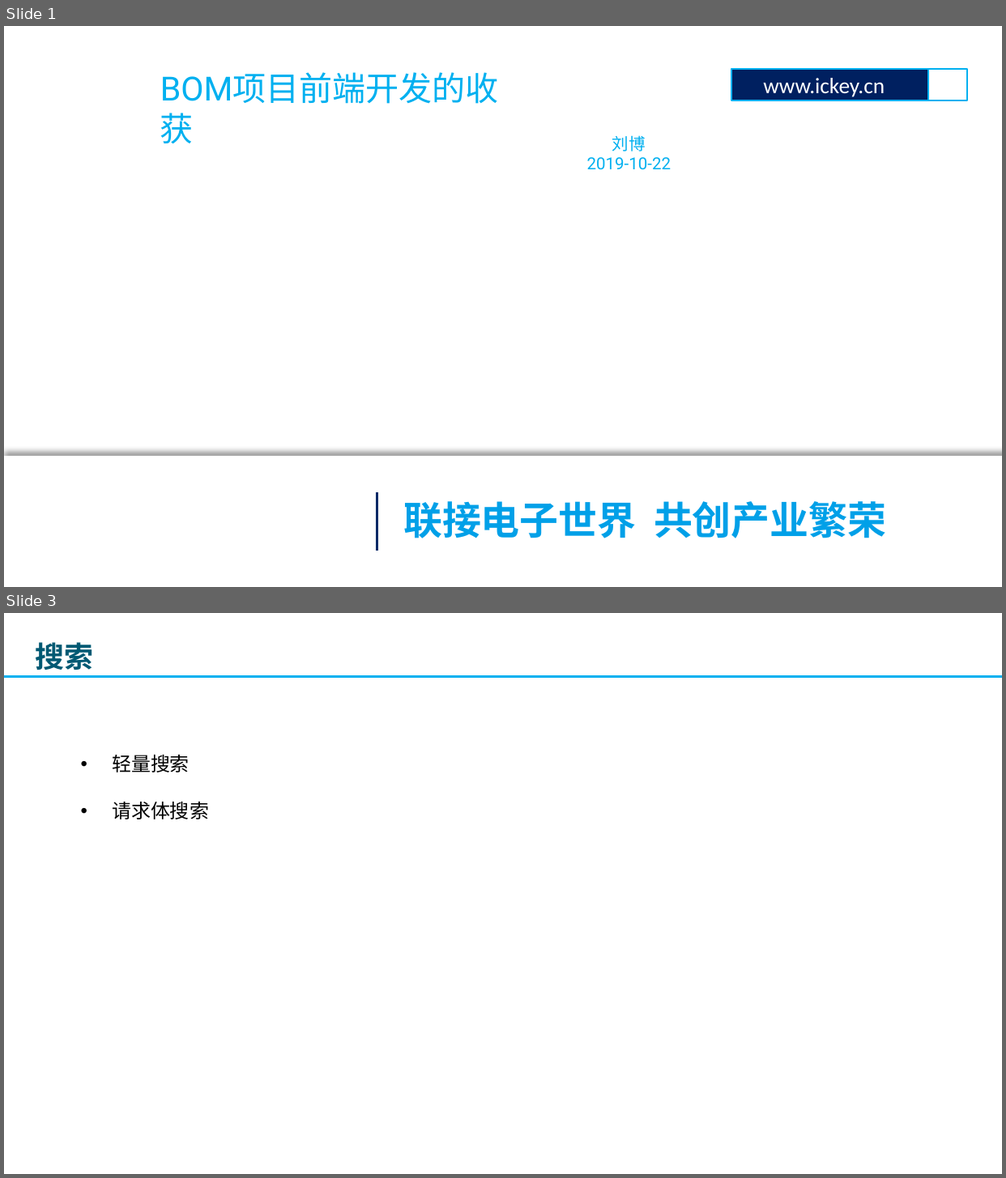
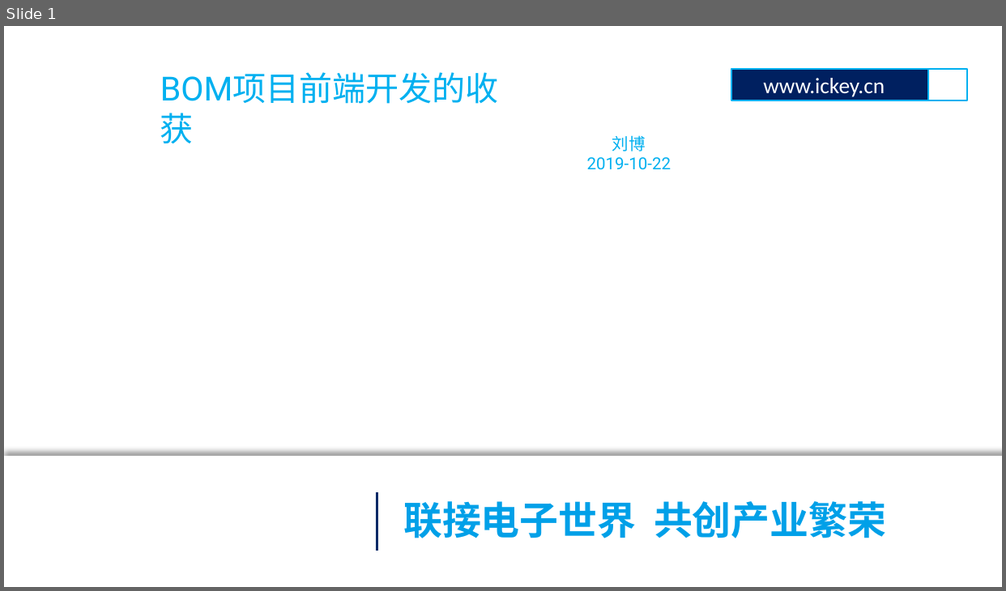
Before and after one commit to lbb1/lbb1.github.io, a slide deck: doc/2019-10-22 bom项目前端开发的收获.pptx. Shown one above the other, each under a label of ours: slides 1 and 3 before the commit, slide 1 after it; the slides between them are not shown. The pictures are 1006x1178 and 1006x591 pixels, drawn with LibreOffice and Linux fonts; fonts in the diff are those of the drawing; background and template pictures are left out. Boxes give left, top, right and bottom in pixels: in the first picture for what was removed or moved away, otherwise in the second. Text is boxed around its words. In the diff, an @@ line names an element or a change of style, - is before the commit and + after.

```diff
--- a/doc/2019-10-22 bom项目前端开发的收获.pptx
+++ b/doc/2019-10-22 bom项目前端开发的收获.pptx
@@ slide 3 removed at [4,613,1002,1174], background picture (left out) @@
@@ text removed at [35,642,93,670] @@
-搜索
@@ line removed from (4, 677) to (1002, 677) @@
@@ text removed at [112,755,209,820] @@
-• 轻量搜索
-• 请求体搜索
```
Also in this commit, not shown: 5 slides added, 1 other slide removed, 2 other files.
